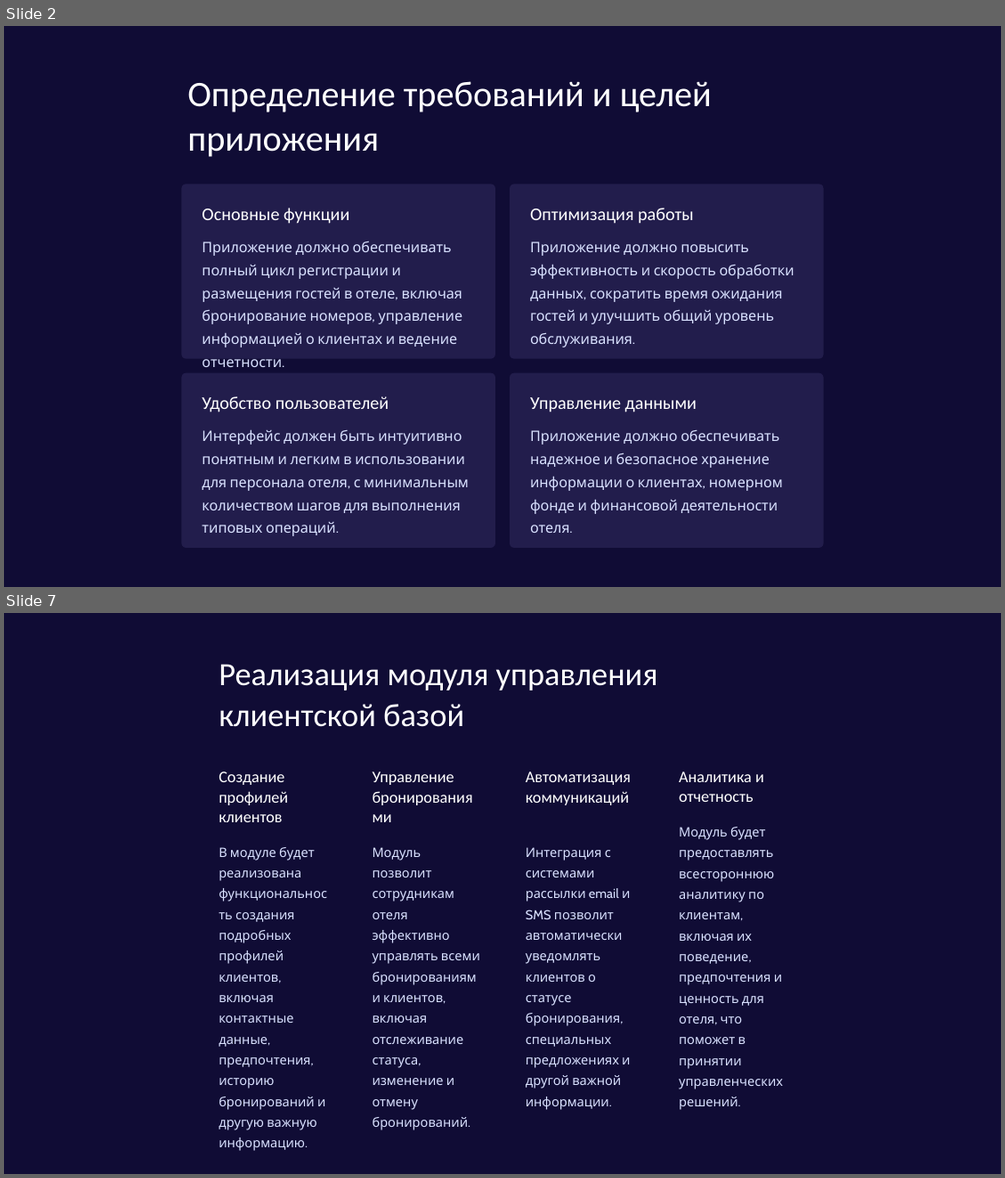
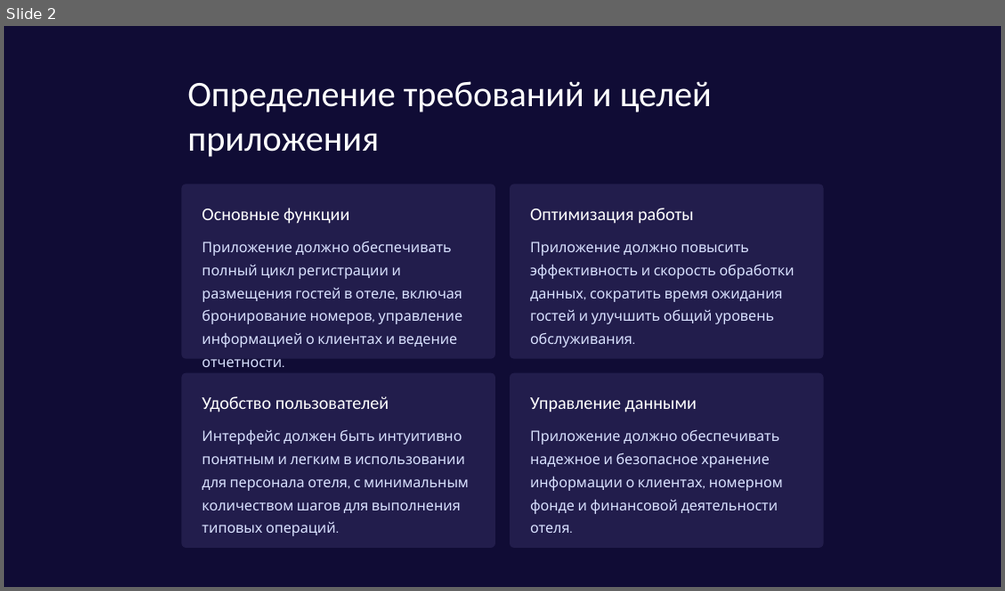
Before and after one commit to Savi2345/Peredacha, a slide deck: Vvedenie-v-razrabotku-prilozheniya-dlya-zapisi-klientov-v-otele.pptx. Shown one above the other, each under a label of ours: slides 2 and 7 before the commit, slide 2 after it; the slides between them are not shown. The pictures are 1005x1178 and 1005x591 pixels, drawn with LibreOffice and Linux fonts; fonts in the diff are those of the drawing. Boxes give left, top, right and bottom in pixels: in the first picture for what was removed or moved away, otherwise in the second. Text is boxed around its words. In the diff, an @@ line names an element or a change of style, - is before the commit and + after.

```diff
--- a/Vvedenie-v-razrabotku-prilozheniya-dlya-zapisi-klientov-v-otele.pptx
+++ b/Vvedenie-v-razrabotku-prilozheniya-dlya-zapisi-klientov-v-otele.pptx
@@ slide 7 removed at (x1=4, y1=613, x2=1001, y2=1174), background #FFFFFF @@
@@ rectangle removed at (x1=4, y1=613, x2=1001, y2=1174) @@
@@ text removed at (x1=218, y1=664, x2=658, y2=727) @@
-Реализация модуля управления клиентской базой
@@ text removed at (x1=218, y1=771, x2=288, y2=822) @@
-Создание профилей клиентов
@@ text removed at (x1=372, y1=771, x2=454, y2=785) @@
-Управление бронированиями
@@ text removed at (x1=526, y1=771, x2=631, y2=805) @@
-Автоматизация коммуникаций
@@ text removed at (x1=679, y1=771, x2=764, y2=802) @@
-Аналитика и отчетность
@@ text removed at (x1=218, y1=847, x2=325, y2=1151) @@
-В модуле будет реализована функциональность создания подробных профилей клиентов, включая контактные данные, предпочтения, историю бронирований и другую важную информацию.
@@ text removed at (x1=372, y1=847, x2=480, y2=1130) @@
-Модуль позволит сотрудникам отеля эффективно управлять всеми бронированиями клиентов, включая отслеживание статуса, изменение и отмену бронирований.
@@ text removed at (x1=526, y1=847, x2=630, y2=1088) @@
-Интеграция с системами рассылки email и SMS позволит автоматически уведомлять клиентов о статусе бронирования, специальных предложениях и другой важной информации.
@@ text removed at (x1=679, y1=850, x2=783, y2=1110) @@
-Модуль будет предоставлять всестороннюю аналитику по клиентам, включая их поведение, предпочтения и ценность для отеля, что поможет в принятии управленческих решений.
```
Also in this commit, not shown: 4 slides changed, 2 slides added, 4 other slides removed.
